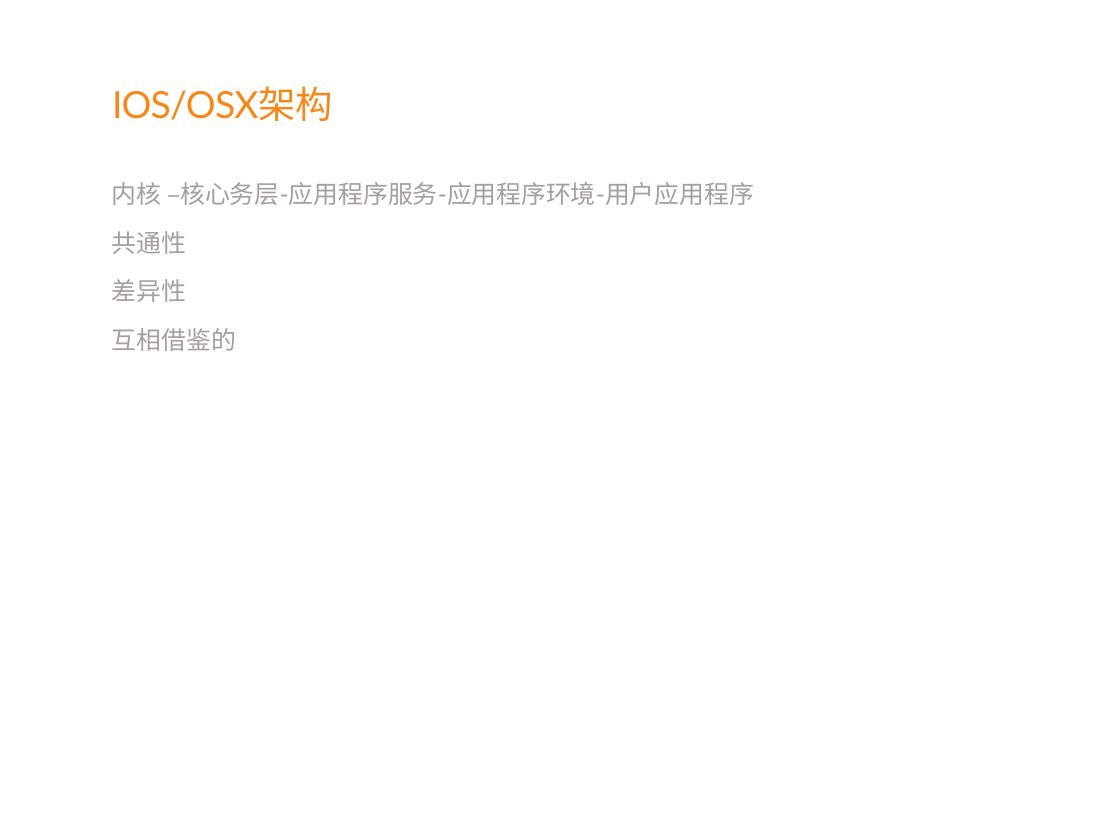
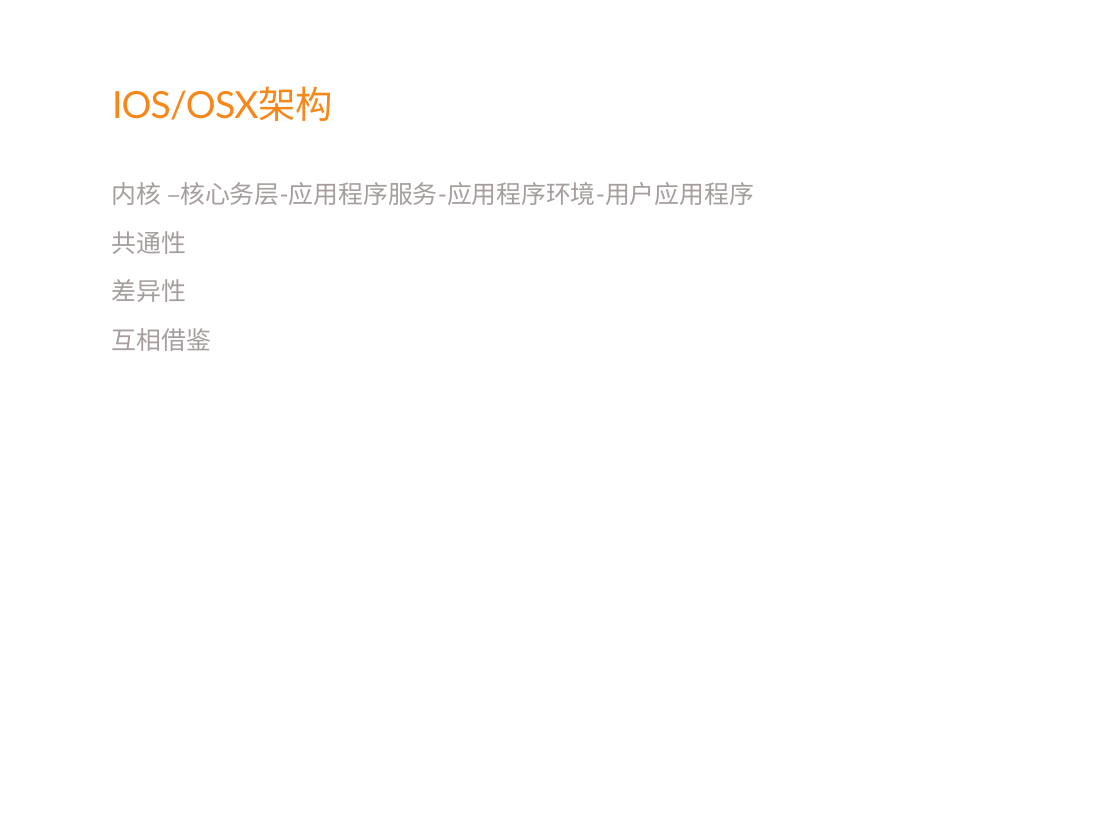
Before and after one commit to liyuan116/ios, a slide deck: slide 2 of 技术分享.pptx. Drawn at 1120x840 pixels with LibreOffice and Linux fonts; fonts in the diff are those of the drawing; background and template pictures are left out. Boxes give left, top, right and bottom in pixels: in the first picture for what was removed or moved away, otherwise in the second. Text is boxed around its words. In the diff, an @@ line names an element or a change of style, - is before the commit and + after.

```diff
--- a/技术分享.pptx
+++ b/技术分享.pptx
@@ text at (x1=112, y1=328, x2=211, y2=351): text changed @@
-  互相借鉴的
+  互相借鉴
```
Also in this commit, not shown: 3 other slides changed, 1 slide added, 19 other files.
